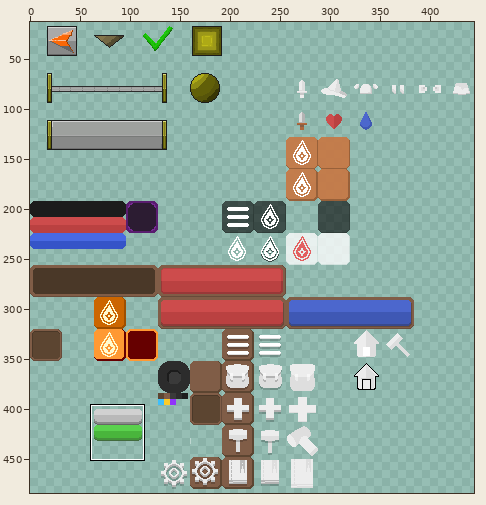
File history of a sprite sheet, Assets/2. Sprites/UI/UI.png. Above: a wide view before the commit, with the close-up outlined.
Close-up. First the earlier version:
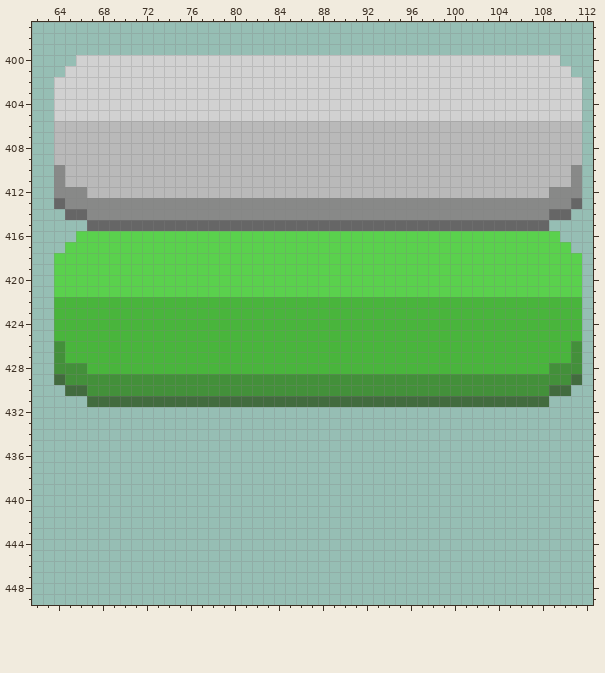
The file is 500x500 pixels. Colours within 5 levels of each other are drawn and written as one. Shown: x 62..112, y 397..449. The wide view leaves out empty margins.
The result:
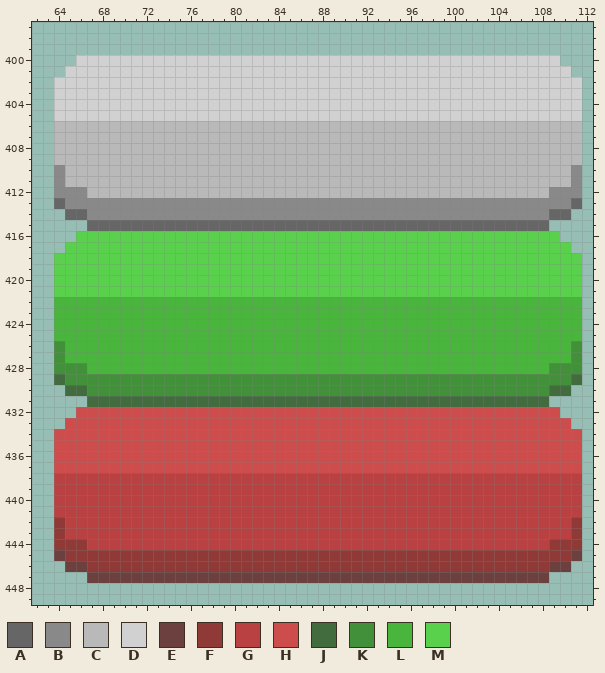
Palette (. is transparent): A #666666  B #888988  C #b9b9b9  D #d1d1d1  E #6b403e  F #903a37  G #ba4141  H #cd4c4c  J #426b3e  K #43903a  L #49b53c  M #5ad14d
Diff:
@@ x 62..112 @@
 431 .....JJJJJJJJJJJJJJJJJJJJJJJJJJJJJJJJJJJJJJJJJJ....
-432 ...................................................
-433 ...................................................
-434 ...................................................
-435 ...................................................
-436 ...................................................
-437 ...................................................
-438 ...................................................
-439 ...................................................
-440 ...................................................
-441 ...................................................
-442 ...................................................
-443 ...................................................
-444 ...................................................
-445 ...................................................
-446 ...................................................
-447 ...................................................
+432 ....HHHHHHHHHHHHHHHHHHHHHHHHHHHHHHHHHHHHHHHHHHHH...
+433 ...HHHHHHHHHHHHHHHHHHHHHHHHHHHHHHHHHHHHHHHHHHHHHH..
+434 ..HHHHHHHHHHHHHHHHHHHHHHHHHHHHHHHHHHHHHHHHHHHHHHHH.
+435 ..HHHHHHHHHHHHHHHHHHHHHHHHHHHHHHHHHHHHHHHHHHHHHHHH.
+436 ..HHHHHHHHHHHHHHHHHHHHHHHHHHHHHHHHHHHHHHHHHHHHHHHH.
+437 ..HHHHHHHHHHHHHHHHHHHHHHHHHHHHHHHHHHHHHHHHHHHHHHHH.
+438 ..GGGGGGGGGGGGGGGGGGGGGGGGGGGGGGGGGGGGGGGGGGGGGGGG.
+439 ..GGGGGGGGGGGGGGGGGGGGGGGGGGGGGGGGGGGGGGGGGGGGGGGG.
+440 ..GGGGGGGGGGGGGGGGGGGGGGGGGGGGGGGGGGGGGGGGGGGGGGGG.
+441 ..GGGGGGGGGGGGGGGGGGGGGGGGGGGGGGGGGGGGGGGGGGGGGGGG.
+442 ..FGGGGGGGGGGGGGGGGGGGGGGGGGGGGGGGGGGGGGGGGGGGGGGF.
+443 ..FGGGGGGGGGGGGGGGGGGGGGGGGGGGGGGGGGGGGGGGGGGGGGGF.
+444 ..FFFGGGGGGGGGGGGGGGGGGGGGGGGGGGGGGGGGGGGGGGGGGFFF.
+445 ..EFFFFFFFFFFFFFFFFFFFFFFFFFFFFFFFFFFFFFFFFFFFFFFE.
+446 ...EEFFFFFFFFFFFFFFFFFFFFFFFFFFFFFFFFFFFFFFFFFFEE..
+447 .....EEEEEEEEEEEEEEEEEEEEEEEEEEEEEEEEEEEEEEEEEE....
 448 ...................................................
